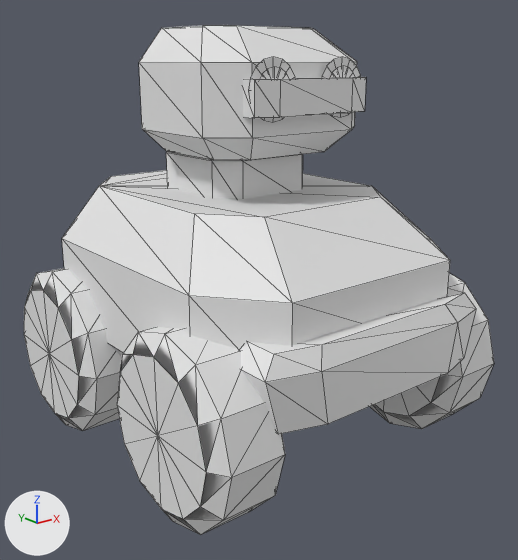
The OBJ model assets/models/security_rover.obj, before and after one commit.
One viewpoint serves both versions: a 50 mm lens placed at (-1.009, -1.31, 0.894), pointed at (0.001, -0.048, 0.388). Lighting does not change. The marker at lower left points along +X, +Y and +Z. The picture after the commit comes second. Mesh edges are drawn as thin lines. Where no turn or scale is listed for an object, it has been applied to the vertices. Vertices at exactly the same position are counted once.

Script lines for the objects in view, before the commit:
```python
me_security_rover = bpy.data.meshes.new('security_rover')
me_security_rover.from_pydata(...)  # 396 vertices, 684 faces; spans x -0.405..0.405, y -0.47..0.45, z 0.01..0.95
ob_security_rover = bpy.data.objects.new('security_rover', me_security_rover)
ob_security_rover.location = (0.0, 0.0, 0.0)
```
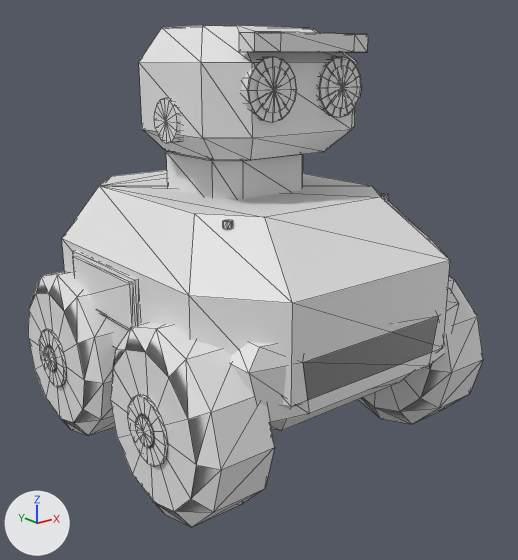
The change, as a list of edits to the scene's bpy script:
```text
Change me_security_rover:
    used by ob_security_rover; location = (0.0, 0.0, 0.0)
    remove me_security_rover.from_pydata(...)  # 396 vertices, 684 faces; spans x -0.405..0.405, y -0.47..0.45, z 0.01..0.95
    add me_security_rover.from_pydata(...)  # 924 vertices, 1660 faces; spans x -0.418..0.418, y -0.42..0.42, z 0.01..0.95
    me_security_rover part 1: a new loose piece, a 16-sided cylinder along x spanning x -0.218..-0.18, y -0.06..0.03, z 0.72..0.81
    me_security_rover part 2: the loose piece of 16 vertices spanning x -0.15..0.15, y -0.235..-0.165, z 0.78..0.85 is copied, and the copy is scaled about its middle by (1, 1, 0.5), then moved by (0.0, 0.0, 0.102); it spans x -0.15..0.15, y -0.235..-0.165, z 0.9..0.935
    me_security_rover part 3: a new loose piece, a box spanning x -0.345..-0.337, y -0.085..0.205, z 0.345..0.465
    me_security_rover part 4: a new loose piece, a box spanning x -0.351..-0.343, y -0.0725..0.1925, z 0.355..0.455
    me_security_rover part 5: a new loose piece, an 8-sided cylinder along z spanning x -0.23..-0.21, y -0.24..-0.22, z 0.58..0.594
    me_security_rover part 6: a new loose piece, an 8-sided cylinder along z spanning x 0.21..0.23, y -0.24..-0.22, z 0.58..0.594
    me_security_rover part 7: the loose piece of 50 vertices spanning x -0.405..-0.235, y 0.05..0.45, z 0.01..0.41 is moved by (0.0, -0.03, 0.0)
    me_security_rover part 8: the loose piece of 50 vertices spanning x -0.405..-0.235, y -0.45..-0.05, z 0.01..0.41 is moved by (0.0, 0.03, 0.0)
    me_security_rover part 9: the loose piece of 50 vertices spanning x 0.235..0.405, y -0.45..-0.05, z 0.01..0.41 is copied, and the copy is moved by (0.0, 0.03, 0.0); it spans x 0.235..0.405, y -0.42..-0.02, z 0.01..0.41
    me_security_rover part 10: the loose piece of 24 vertices spanning x -0.3..0.3, y -0.47..-0.31, z 0.25..0.4 is rebuilt with 24 vertices and now spans x -0.3..0.3, y -0.42..-0.28, z 0.25..0.4
    me_security_rover part 11: a new loose piece of 59 vertices spanning x -0.418..-0.406, y 0.15..0.29, z 0.14..0.28
    me_security_rover part 12: a new loose piece of 59 vertices spanning x -0.418..-0.406, y -0.29..-0.15, z 0.14..0.28
    me_security_rover part 13: 5 vertices moved from x -0.097..0.097, y -0.235..-0.165, z 0.78..0.85 to x -0.115..0.036, y -0.206..-0.175, z 0.807..0.891; 11 vertices removed from x -0.15..0.15, y -0.235..-0.177, z 0.78..0.85; 63 vertices added at x -0.153..0.153, y -0.206..-0.175, z 0.769..0.891
    me_security_rover part 14: 13 vertices moved from x 0.235, y -0.41..-0.09, z 0.05..0.37 to x 0.32, y -0.248..-0.192, z 0.182..0.238; 37 vertices removed from x 0.26..0.405, y -0.45..-0.05, z 0.01..0.41; 13 vertices added at x -0.32, y -0.248..-0.192, z 0.182..0.238
    other edits to the shape of me_security_rover do not show in these pictures
```

Pixel boxes [x1, y1, x2, y2] of what changed, in the pictures (518 x 560 px; the box of a moved part takes in the faces that stretch with it):
'security_rover', reshaped
    before: [24, 25, 494, 535]
    after: [28, 25, 483, 527]
part 1 of me_security_rover, added
    after: [154, 98, 181, 143]
part 2 of me_security_rover, added
    after: [239, 31, 368, 52]
part 3 of me_security_rover, added
    after: [73, 250, 140, 330]
part 4 of me_security_rover, added
    after: [73, 256, 135, 329]
part 5 of me_security_rover, added
    after: [223, 220, 233, 229]
part 6 of me_security_rover, added
    after: [380, 193, 389, 201]
part 7 of me_security_rover, moved or reshaped
    before: [24, 268, 122, 431]
    after: [28, 272, 116, 436]
part 8 of me_security_rover, moved or reshaped
    before: [117, 327, 285, 535]
    after: [110, 323, 275, 527]
part 9 of me_security_rover, added
    after: [358, 276, 483, 424]
part 10 of me_security_rover, rebuilt (8% shorter)
    before: [240, 288, 476, 434]
    after: [231, 288, 459, 422]
part 11 of me_security_rover, added
    after: [39, 329, 67, 387]
part 12 of me_security_rover, added
    after: [128, 394, 168, 467]
part 13 of me_security_rover, cut back
    before: [243, 77, 366, 118]
    after: [241, 57, 339, 122]
part 14 of me_security_rover, moved or reshaped (not visible afterwards)
    before: [370, 273, 494, 429]
